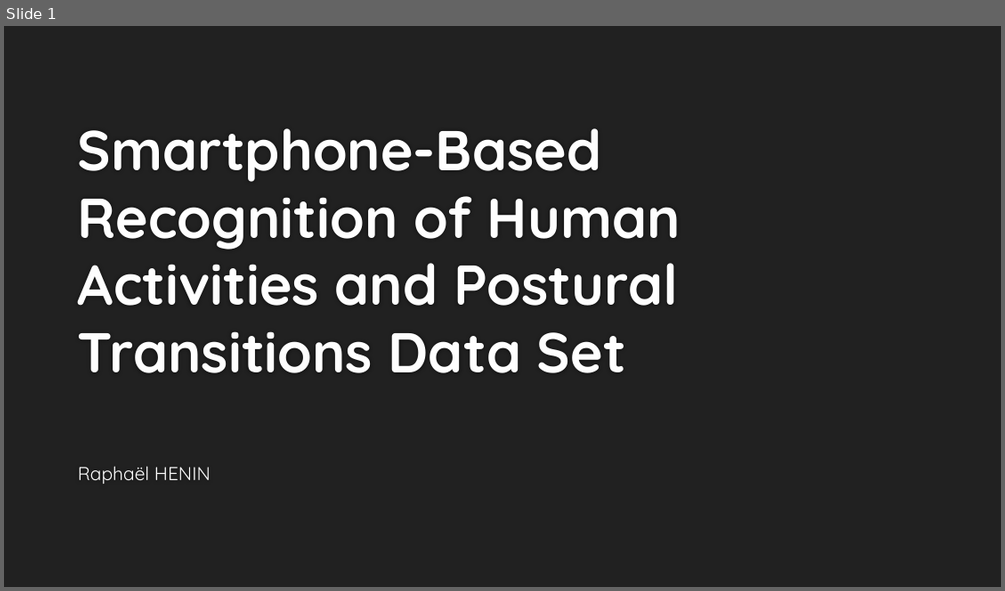
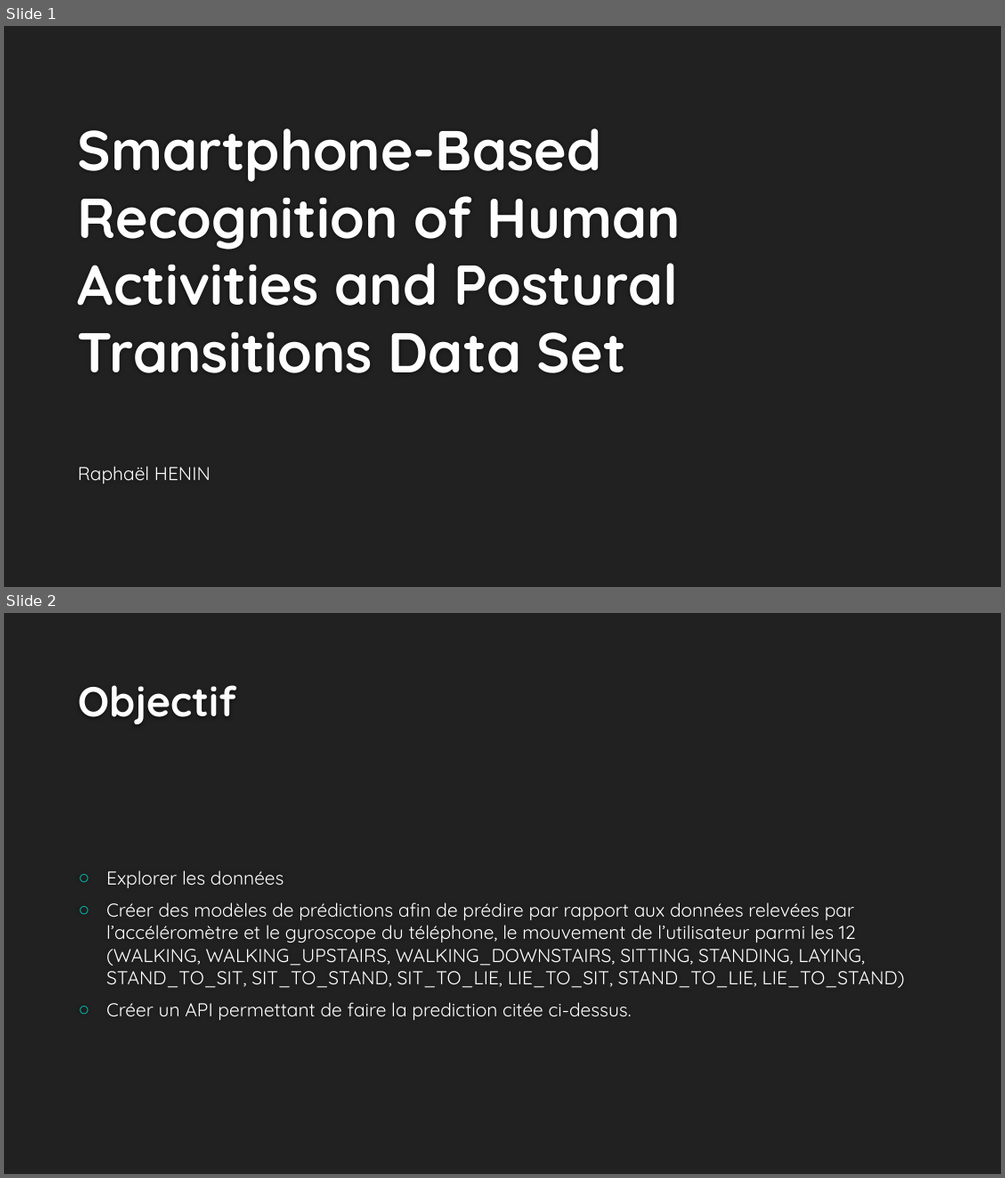
Before and after one commit to RaphaelHenin/ESILV_python_devoir2020, a slide deck: PowerPoint.pptm. Shown one above the other, each under a label of ours: slide 1 before the commit, slides 1 and 2 after it. The pictures are 1005x591 and 1005x1178 pixels, drawn with LibreOffice and Linux fonts; fonts in the diff are those of the drawing; background and template pictures are left out. Boxes give left, top, right and bottom in pixels: in the first picture for what was removed or moved away, otherwise in the second. Text is boxed around its words. In the diff, an @@ line names an element or a change of style, - is before the commit and + after.

```diff
--- a/PowerPoint.pptm
+++ b/PowerPoint.pptm
@@ slide 2 added at [4,613,1001,1174], background #212121 @@
@@ title added at [78,685,236,724], 40 pt, text #FEFEFE, bold @@
+Objectif
@@ text added at [106,870,905,1020], 18 pt, text #FFFFFF @@
+○ Explorer les données
+○ Créer des modèles de prédictions afin de prédire par rapport aux données relevées par l’accéléromètre et le gyroscope du téléphone, le mouvement de l’utilisateur parmi les 12 (WALKING, WALKING_UPSTAIRS, WALKING_DOWNSTAIRS, SITTING, STANDING, LAYING, STAND_TO_SIT, SIT_TO_STAND, SIT_TO_LIE, LIE_TO_SIT, STAND_TO_LIE, LIE_TO_STAND)
+○ Créer un API permettant de faire la prediction citée ci-dessus.
```
Also in this commit, not shown: 1 slide changed, 4 other slides added, 1 other file.
